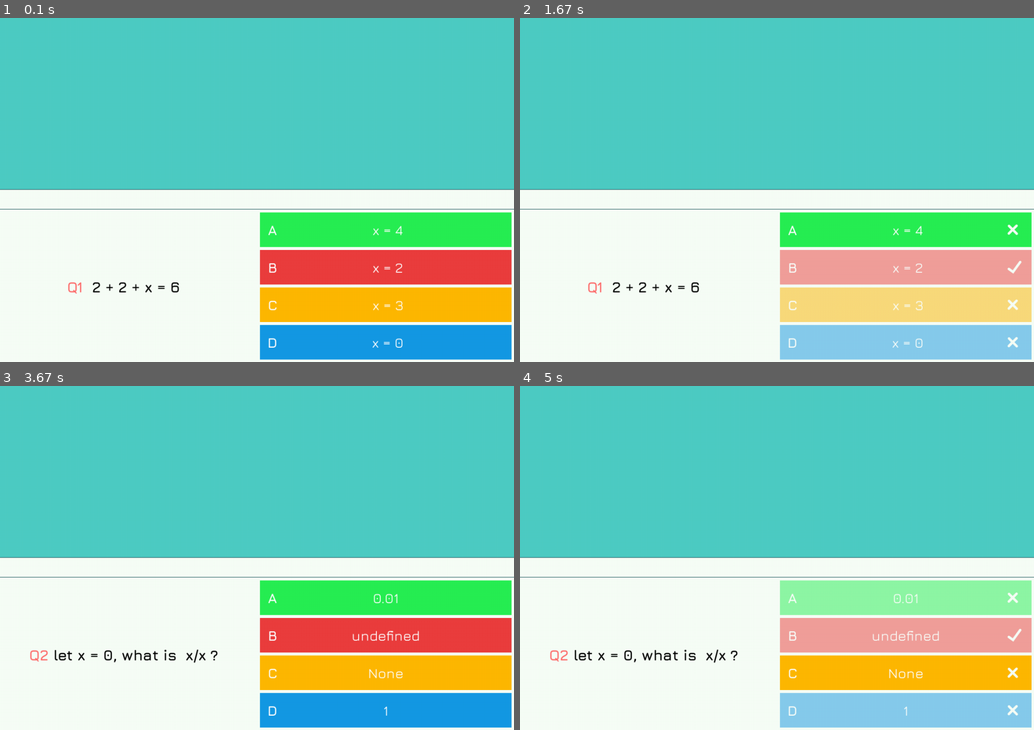
Above: before the commit, frames 1-4 (two rows, left to right).
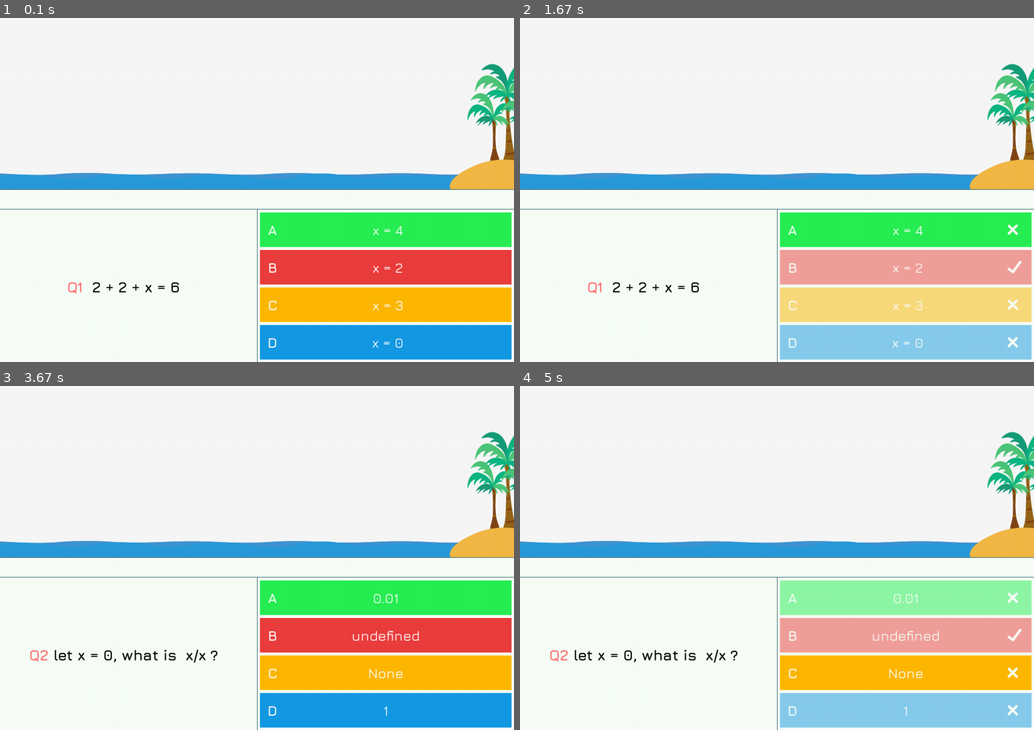
Above: after the commit, the same moments.

Repository: AjBhIn/Final-V2-DGT-Pygame-Internal
Game: pygame game, started from main.py
Two runs of this game, one before a commit and one after it. Both use one fixed random seed, a clock stepped at 60 frames per second and the inputs below.
Inputs (mouse positions are in pixels of both pictures, inside the frame that each line leads up to):
- Up to frame 1 (0.1 s): no input
- Up to frame 2 (1.67 s): click (905, 227) at 0.38 s
- Up to frame 3 (3.67 s): no input
- Up to frame 4 (5 s): click (905, 671) at 4.78 s

The runs differ from the first frame. In frame 1, 50% of the frame differs, in the area x 0-100%, y 0-100%; in frame 2, 50%; in frame 3, 50%; in frame 4, 50%.

Commit message:
Prototype of Scene done

Diff:
--- a/main.py
+++ b/main.py
@@ -5,6 +5,7 @@
 import white_board as wt
 import question_answers as qs
 from datetime import datetime as dt
+import scene as sc
 
 class Game:
     def __init__(self):
@@ -24,7 +25,7 @@
         self.clock = pg.time.Clock()
 
         # Colours for the window
-        self.window_bg = (78, 205, 196)
+        self.window_bg = (247, 247, 247)
 
         # Custom cursor
         self.image_of_cursor = pg.image.load("cursor (1).png") # image of the cursor
@@ -40,6 +41,13 @@
         self.next_ques_in = 2
         self.updates_ques_num = 0
         self.wrong_question_num = 0
+        #Adding water
+        self.water = sc.Scene("WATER.png", (1008, 347))
+        sc.scene_sprities.add(self.water)
+
+        # Adding island
+        self.island = sc.Scene("island.png", (1042, 347))
+        sc.scene_sprities.add(self.island)
 
     def looper(self):
         while True:
@@ -93,9 +101,14 @@
             self.window.blit(wt.main_board.surface, (0, 347))
             wt.main_board.surface.blit(wt.display_board.surface, (0, 40))
 
+            # Scene
+            sc.scene_sprities.draw(self.window)
+            sc.scene_sprities.draw(self.window)
+
             # Putting the questions on the screen
             qs.question_spirit.draw(self.window)
             qs.class_question_list[self.question_number].update()
+            qs.line_spirit.draw(self.window)
 
             # Putting the options on the screen
             qs.answers_spirit.draw(self.window)
@@ -109,26 +122,6 @@
 
             if button_pressed_1 == True or button_pressed_2 == True or button_pressed_3 == True or button_pressed_4 == True:
                 self.button_pressed_time = dt.now()
-
-                if (qs.actual_que_num + 1) < len(qs.answer_check_copy):
-                    if qs.answer_check_copy[len(qs.answer_check_copy)-1]:
-                        qs.wrong_answer_store.pop(self.wrong_question_num)
-                        if self.wrong_question_num > 0:
-                            self.wrong_question_num -= 1
-                    else:
-                        # Making instance of questions
-                        qs.class_question_list.append(qs.QuestionMaker(f"Q{len(qs.class_question_list) + 1}", qs.questions_list[qs.wrong_answer_store[self.wrong_question_num][0]][1]))
-
-                        # Making of answers with spirits
-                        qs.class_answer_list.append([qs.AnswerMaker_A("A", qs.questions_list[qs.wrong_answer_store[self.wrong_question_num][0]][2], qs.questions_list[qs.wrong_answer_store[self.wrong_question_num][0]][6], qs.opt_colr_list[0]),
-                                                qs.AnswerMaker_B("B", qs.questions_list[qs.wrong_answer_store[self.wrong_question_num][0]][3], qs.questions_list[qs.wrong_answer_store[self.wrong_question_num][0]][6], qs.opt_colr_list[1]),
-                                                qs.AnswerMaker_C("C", qs.questions_list[qs.wrong_answer_store[self.wrong_question_num][0]][4], qs.questions_list[qs.wrong_answer_store[self.wrong_question_num][0]][6], qs.opt_colr_list[2]),
-                                                qs.AnswerMaker_D("D", qs.questions_list[qs.wrong_answer_store[self.wrong_question_num][0]][5], qs.questions_list[qs.wrong_answer_store[self.wrong_question_num][0]][6], qs.opt_colr_list[3])
-                                                ])
-
-                        self.wrong_question_num += 1
-                        if self.wrong_question_num > len(qs.wrong_answer_store) - 1:
-                            self.wrong_question_num = 0
 
 
             # Putting a custom cursor
--- a/question_answers.py
+++ b/question_answers.py
@@ -9,6 +9,7 @@
 QUESTION_SIZE = 30
 QUESTION_NUM_COLOUR = (255, 107, 107)
 QUESTION_COLOUR = (0,0,0)
+LINE_COLOR = (26, 83, 92)
 
 # Colours for the options
 RED_COLOUR = (235, 62, 62)
@@ -61,9 +62,6 @@
 JURA_MEDIUM = "Jura-Medium.ttf"
 button_states = [False, False, False, False]
 answer_check = []
-answer_check_copy = []
-wrong_answer_store = []
-question_numbers = []
 
 
 class SettingsAnswer:
@@ -106,8 +104,6 @@
             else:
                 pass
 
-            answer_check_copy.append(True)
-
             class_answer_list[question_ans_num][0].image.blit(correct_icon, correct_icon_pla)
             class_answer_list[question_ans_num][1].image.set_alpha(127)
             class_answer_list[question_ans_num][1].image.blit(wrong_icon, wrong_icon_pla)
@@ -120,21 +116,8 @@
             class_answer_list[question_ans_num][0].image.blit(wrong_icon, wrong_icon_pla)
             if len(answer_check) <= actual_que_num:
                 answer_check.append(False)
-                wrong_answer_store.append([len(answer_check), False])
-                    # Making instance of questions
-                class_question_list.append(QuestionMaker(f"Q{len(class_question_list) + 1}", questions_list[len(answer_check)][1]))
-
-                # Making of answers with spirits
-                class_answer_list.append([AnswerMaker_A("A", questions_list[len(answer_check)][2], questions_list[len(answer_check)][6], opt_colr_list[0]),
-                                        AnswerMaker_B("B", questions_list[len(answer_check)][3], questions_list[len(answer_check)][6], opt_colr_list[1]),
-                                        AnswerMaker_C("C", questions_list[len(answer_check)][4], questions_list[len(answer_check)][6], opt_colr_list[2]),
-                                        AnswerMaker_D("D", questions_list[len(answer_check)][5], questions_list[len(answer_check)][6], opt_colr_list[3])
-                                        ])
             else:
                 pass
-
-            answer_check_copy.append(False)
-
 
             if class_answer_list[question_ans_num][1].anss == self.correct_answer:
                 class_answer_list[question_ans_num][1].image.set_alpha(127)
@@ -217,8 +200,6 @@
                 else:
                     pass
 
-                answer_check_copy.append(True)
-
                 class_answer_list[question_ans_num][1].image.blit(correct_icon, correct_icon_pla)
                 class_answer_list[question_ans_num][0].image.set_alpha(127)
                 class_answer_list[question_ans_num][0].image.blit(wrong_icon, wrong_icon_pla)
@@ -230,22 +211,8 @@
                 class_answer_list[question_ans_num][1].image.blit(wrong_icon, wrong_icon_pla)
                 if len(answer_check) <= actual_que_num:
                     answer_check.append(False)
-                    wrong_answer_store.append([len(answer_check), False])
-
-                    # Making instance of questions
-                    class_question_list.append(QuestionMaker(f"Q{len(class_question_list) + 1}", questions_list[len(answer_check)][1]))
-
-                    # Making of answers with spirits
-                    class_answer_list.append([AnswerMaker_A("A", questions_list[len(answer_check)][2], questions_list[len(answer_check)][6], opt_colr_list[0]),
-                                            AnswerMaker_B("B", questions_list[len(answer_check)][3], questions_list[len(answer_check)][6], opt_colr_list[1]),
-                                            AnswerMaker_C("C", questions_list[len(answer_check)][4], questions_list[len(answer_check)][6], opt_colr_list[2]),
-                                            AnswerMaker_D("D", questions_list[len(answer_check)][5], questions_list[len(answer_check)][6], opt_colr_list[3])
-                                            ])
-
                 else:
                     pass
-
-                answer_check_copy.append(False)
 
                 if class_answer_list[question_ans_num][0].anss == self.correct_answer:
                     class_answer_list[question_ans_num][0].image.set_alpha(127)
@@ -342,8 +309,6 @@
                 else:
                     pass
 
-                answer_check_copy.append(True)
-
                 class_answer_list[question_ans_num][2].image.blit(correct_icon, correct_icon_pla)
                 class_answer_list[question_ans_num][1].image.set_alpha(127)
                 class_answer_list[question_ans_num][1].image.blit(wrong_icon, wrong_icon_pla)
@@ -355,20 +320,9 @@
                 class_answer_list[question_ans_num][2].image.blit(wrong_icon, wrong_icon_pla)
                 if len(answer_check) <= actual_que_num:
                     answer_check.append(False)
-                    wrong_answer_store.append([len(answer_check), False])
-                    # Making instance of questions
-                    class_question_list.append(QuestionMaker(f"Q{len(class_question_list) + 1}", questions_list[len(answer_check)][1]))
-
-                    # Making of answers with spirits
-                    class_answer_list.append([AnswerMaker_A("A", questions_list[len(answer_check)][2], questions_list[len(answer_check)][6], opt_colr_list[0]),
-                                        AnswerMaker_B("B", questions_list[len(answer_check)][3], questions_list[len(answer_check)][6], opt_colr_list[1]),
-                                        AnswerMaker_C("C", questions_list[len(answer_check)][4], questions_list[len(answer_check)][6], opt_colr_list[2]),
-                                        AnswerMaker_D("D", questions_list[len(answer_check)][5], questions_list[len(answer_check)][6], opt_colr_list[3])
-                                        ])
                 else:
                     pass
 
-                answer_check_copy.append(False)
 
 
                 if class_answer_list[question_ans_num][1].anss == self.correct_answer:
@@ -452,7 +406,6 @@
                 else:
                     pass
 
-                answer_check_copy.append(True)
 
                 class_answer_list[question_ans_num][3].image.blit(correct_icon, correct_icon_pla)
                 class_answer_list[question_ans_num][1].image.set_alpha(127)
@@ -466,20 +419,8 @@
                 class_answer_list[question_ans_num][3].image.blit(wrong_icon, wrong_icon_pla)
                 if len(answer_check) <= actual_que_num:
                     answer_check.append(False)
-                    wrong_answer_store.append([len(answer_check), False])
-                    # Making instance of questions
-                    class_question_list.append(QuestionMaker(f"Q{len(class_question_list) + 1}", questions_list[len(answer_check)][1]))
-
-                    # Making of answers with spirits
-                    class_answer_list.append([AnswerMaker_A("A", questions_list[len(answer_check)][2], questions_list[len(answer_check)][6], opt_colr_list[0]),
-                                            AnswerMaker_B("B", questions_list[len(answer_check)][3], questions_list[len(answer_check)][6], opt_colr_list[1]),
-                                            AnswerMaker_C("C", questions_list[len(answer_check)][4], questions_list[len(answer_check)][6], opt_colr_list[2]),
-                                            AnswerMaker_D("D", questions_list[len(answer_check)][5], questions_list[len(answer_check)][6], opt_colr_list[3])
-                                            ])
                 else:
                     pass
-
-                answer_check_copy.append(False)
 
                 if class_answer_list[question_ans_num][1].anss == self.correct_answer:
                     class_answer_list[question_ans_num][1].image.set_alpha(127)
@@ -570,3 +511,16 @@
 # Adding the questions and answers to spirits
 question_spirit.add(class_question_list[question_ans_num])
 answers_spirit.add(class_answer_list[question_ans_num])
+
+
+class Divider(pg.sprite.Sprite):
+    def __init__(self):
+        super().__init__()
+        self.image = pg.Surface((1, 310))
+        self.image.fill(LINE_COLOR)
+        self.rect = self.image.get_rect(topleft = (521, 388))
+
+
+divider_line = Divider()
+line_spirit = pg.sprite.Group()
+line_spirit.add(divider_line)
--- /dev/null
+++ b/scene.py
@@ -0,0 +1,9 @@
+import pygame as pg
+
+class Scene(pg.sprite.Sprite):
+    def __init__(self, img, placement):
+        super().__init__()
+        self.image = pg.image.load(img).convert_alpha()
+        self.rect = self.image.get_rect(bottomright = placement)
+
+scene_sprities = pg.sprite.Group()
Binary file added: WATER.png
Binary file added: island.png
